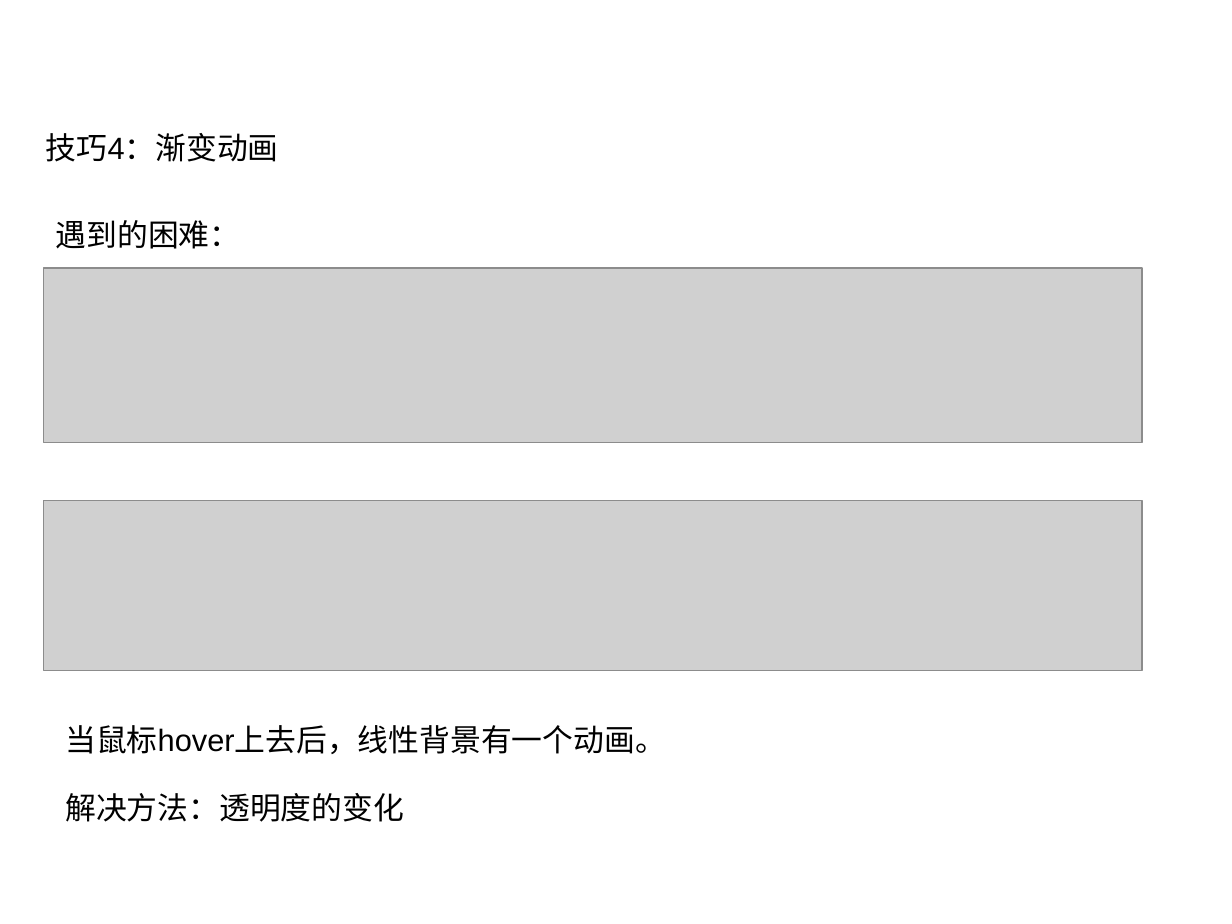
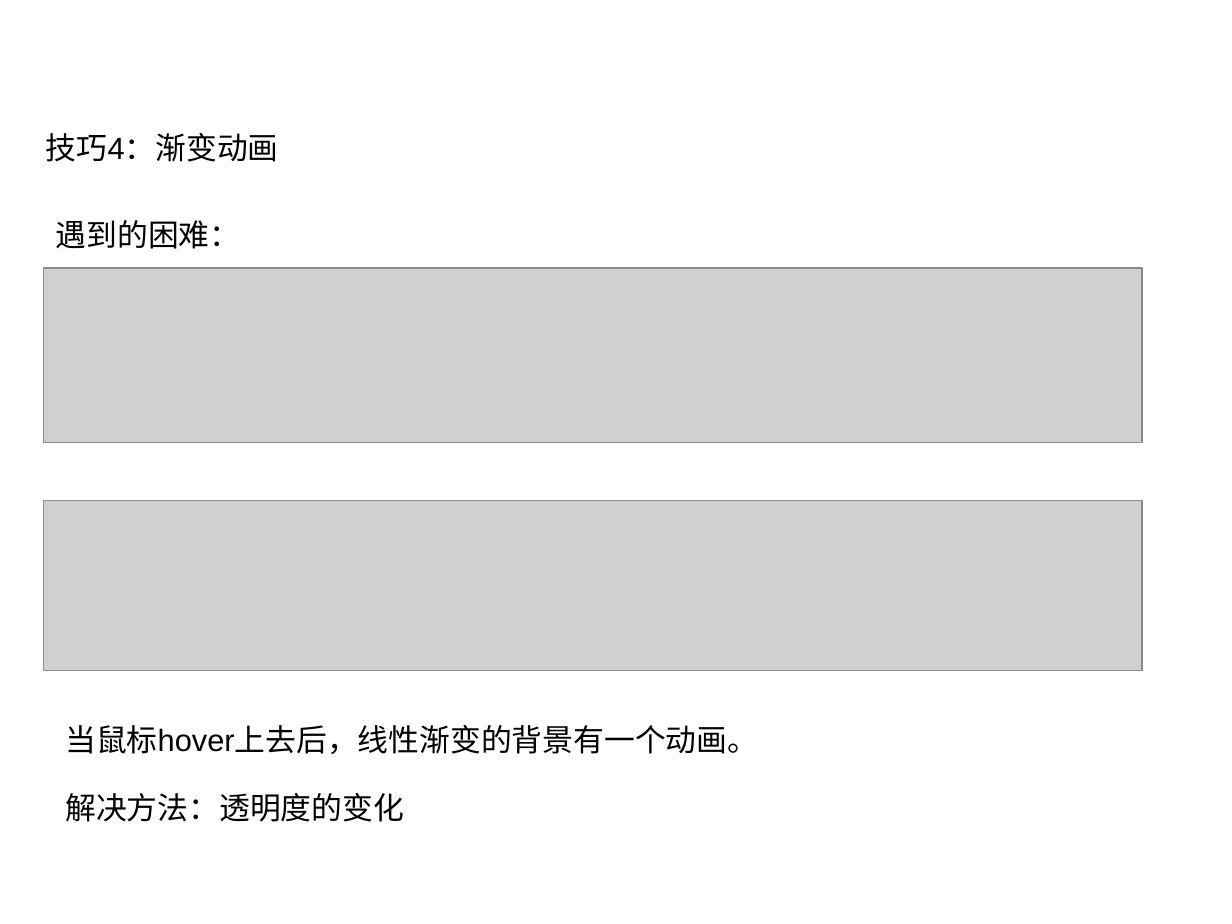
Before and after one commit to femonster/groceries, a slide deck: slide 10 of css-demo/分享模板.ppt. Drawn at 1232x924 pixels with LibreOffice and Linux fonts; fonts in the diff are those of the drawing; grey boxes stand for pictures; background and template pictures are left out. Boxes give left, top, right and bottom in pixels: in the first picture for what was removed or moved away, otherwise in the second. Text is boxed around its words. In the diff, an @@ line names an element or a change of style, - is before the commit and + after.

```diff
--- a/css-demo/分享模板.ppt
+++ b/css-demo/分享模板.ppt
@@ text at [65, 725, 758, 754]: text changed @@
-当鼠标hover上去后，线性背景有一个动画。
+当鼠标hover上去后，线性渐变的背景有一个动画。
```
Also in this commit, not shown: 1 slide removed.
